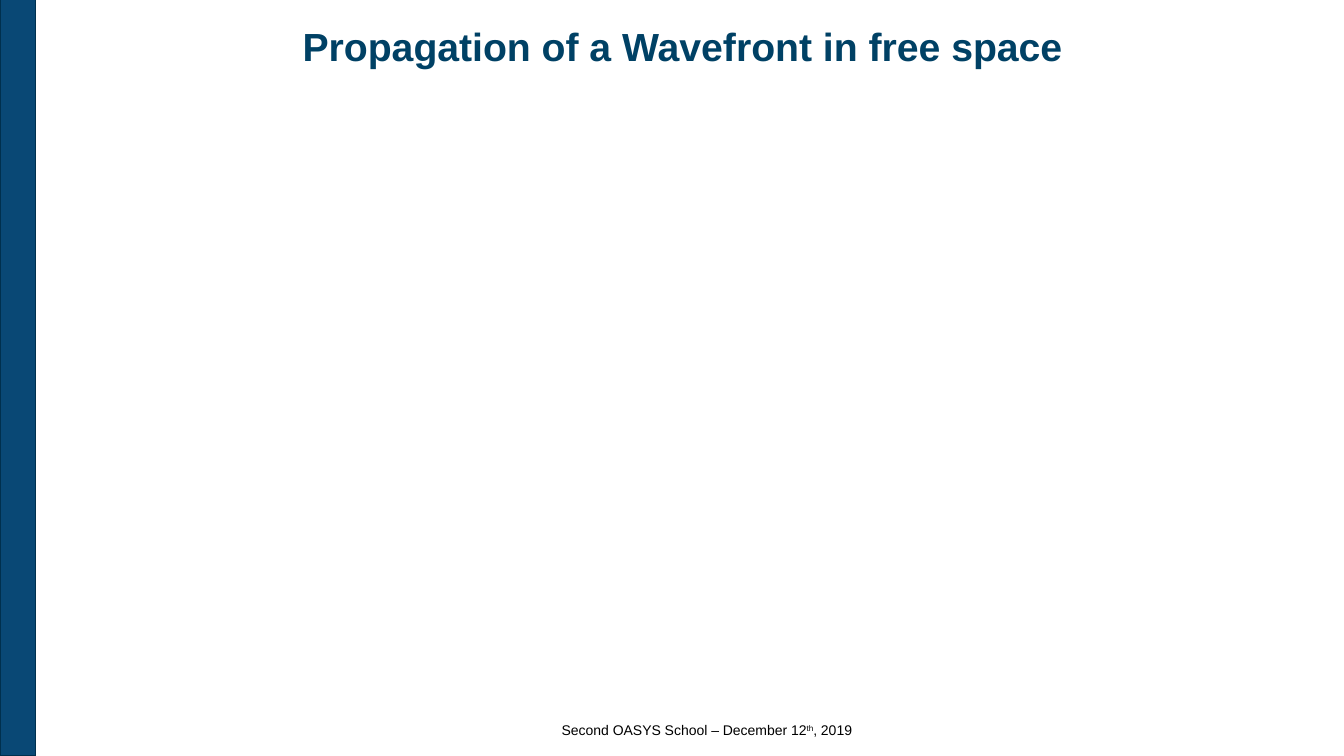
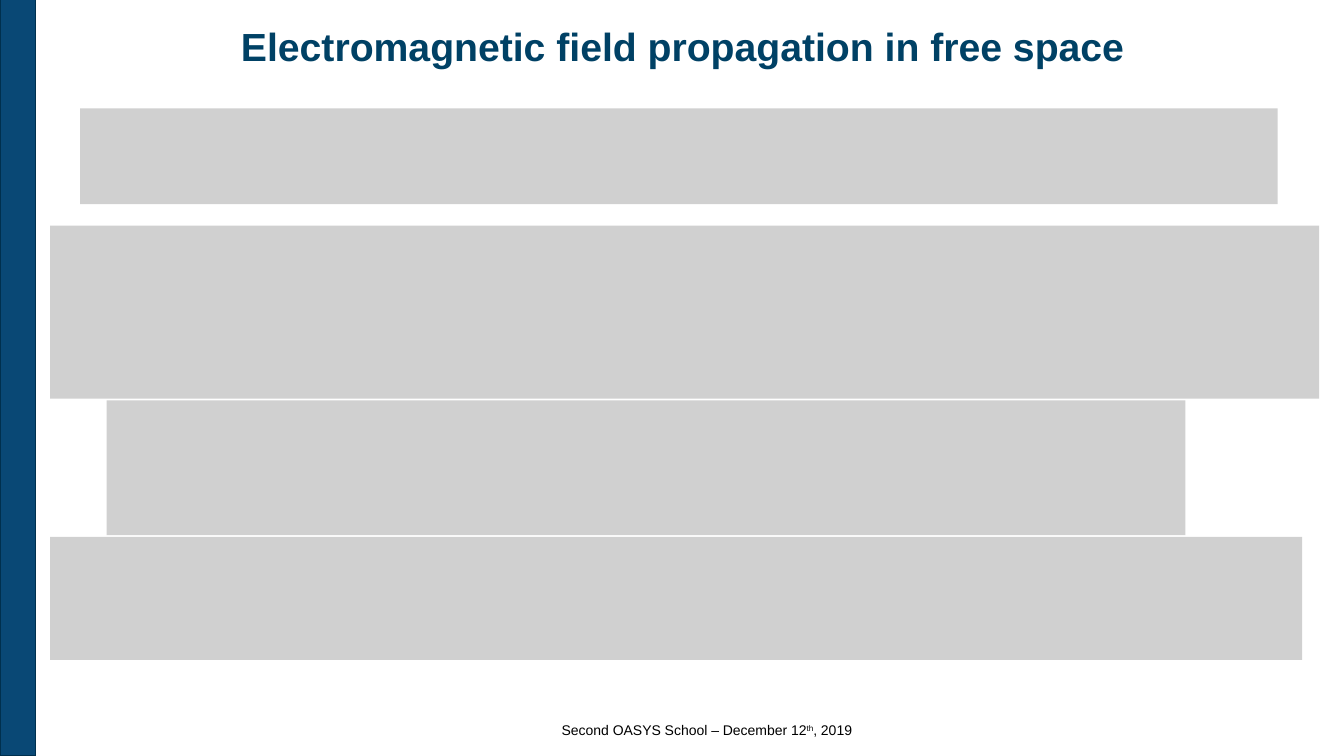
Before and after one commit to oasys-kit/oasys_school, a slide deck: slide 6 of second/slides/2_Introduction_to_SRW.pptx (slide 5 before the commit). Drawn at 1344x756 pixels with LibreOffice and Linux fonts; fonts in the diff are those of the drawing; grey boxes stand for pictures; background and template pictures are left out. Boxes give left, top, right and bottom in pixels: in the first picture for what was removed or moved away, otherwise in the second. Text is boxed around its words. In the diff, an @@ line names an element or a change of style, - is before the commit and + after.

```diff
--- a/second/slides/2_Introduction_to_SRW.pptx
+++ b/second/slides/2_Introduction_to_SRW.pptx
@@ title at [241, 32, 1124, 69]: text changed @@
-Propagation of a Wavefront in free space
+Electromagnetic field propagation in free space
@@ picture added at [80, 109, 1277, 205] @@
@@ picture added at [50, 226, 1320, 399] @@
@@ picture added at [107, 400, 1186, 535] @@
@@ picture added at [50, 537, 1303, 660] @@
```
Also in this commit, not shown: 5 other slides changed, 7 slides added.
